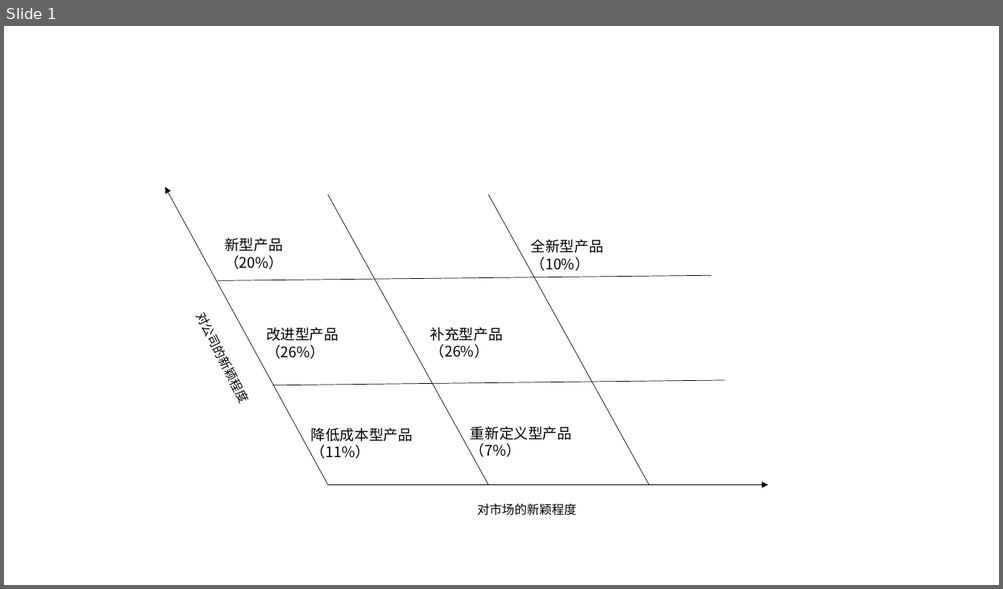
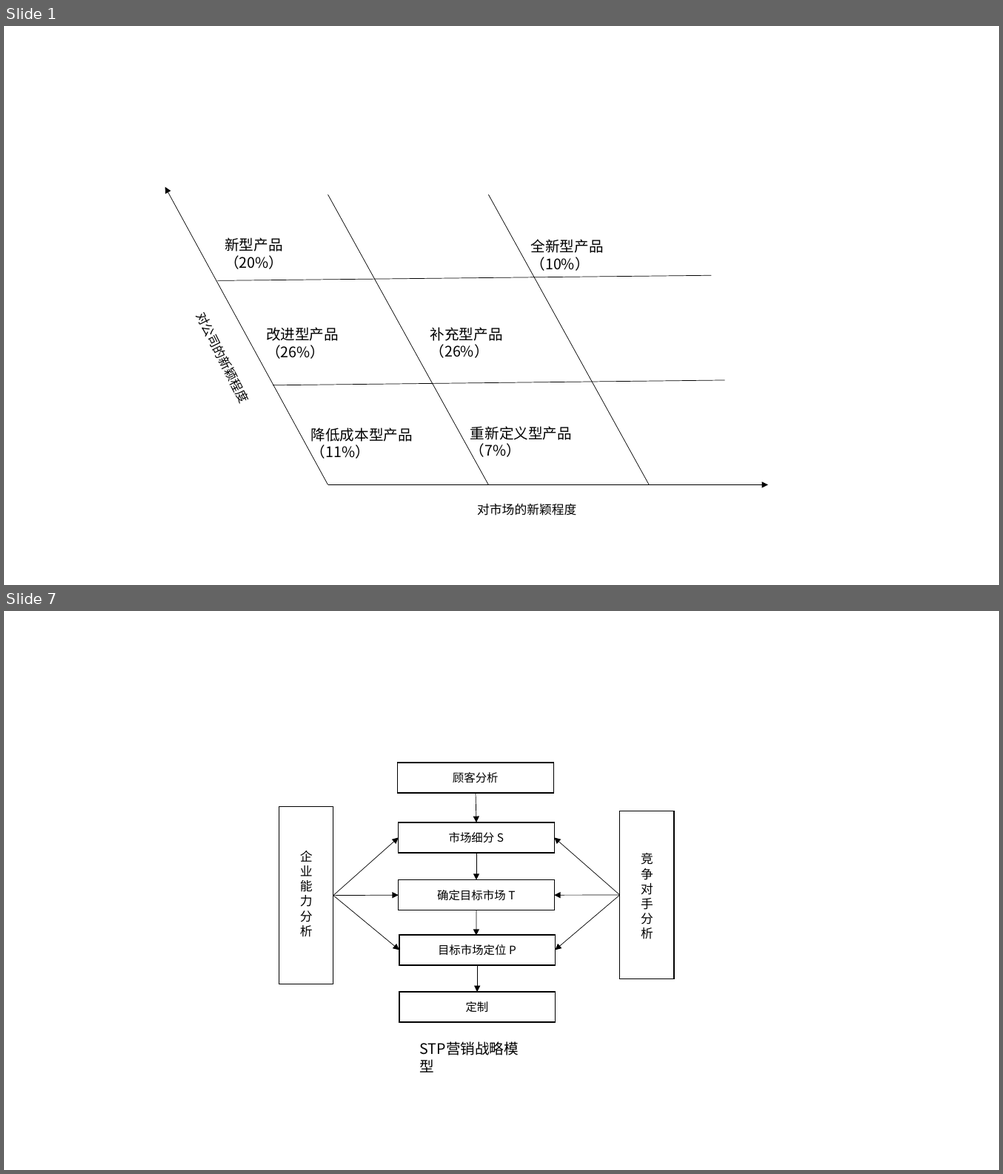
Before and after one commit to MarioYoung/lunwen, a slide deck: 图例集合.pptx. Shown one above the other, each under a label of ours: slide 1 before the commit, slides 1 and 7 after it; the slides between them are not shown. The pictures are 1003x589 and 1003x1174 pixels, drawn with LibreOffice and Linux fonts; fonts in the diff are those of the drawing. Boxes give left, top, right and bottom in pixels: in the first picture for what was removed or moved away, otherwise in the second. Text is boxed around its words. In the diff, an @@ line names an element or a change of style, - is before the commit and + after.

```diff
--- a/图例集合.pptx
+++ b/图例集合.pptx
@@ slide 7 added at [4,611,999,1170], background #FFFFFF @@
@@ rectangle added at [398,763,554,793], outline #000000 1 pt @@
@@ text added at [452,772,498,783], 11 pt, text #000000 @@
+顾客分析
@@ rectangle added at [279,806,334,984], outline #000000 1 pt @@
@@ arrow added from (475, 793) to (476, 823), #000000 0.5 pt @@
@@ rectangle added at [398,823,555,854], outline #000000 1 pt @@
@@ text added at [449,832,504,843], 11 pt, text #000000 @@
+市场细分 S
@@ rectangle added at [620,811,674,980], outline #000000 1 pt @@
@@ text added at [300,851,313,937], 12 pt, text #000000 @@
+企业能力分析
@@ arrow added from (333, 896) to (398, 838), #000000 0.5 pt @@
@@ arrow added from (476, 853) to (476, 880), #000000 0.5 pt @@
@@ arrow added from (620, 895) to (554, 838), #000000 0.5 pt @@
@@ text added at [640,853,653,940], 12 pt, text #000000 @@
+竞争对手分析
@@ arrow added from (333, 896) to (398, 895), #000000 0.5 pt @@
@@ arrow added from (333, 896) to (399, 951), #000000 0.5 pt @@
@@ rectangle added at [398,880,555,911], outline #000000 1 pt @@
@@ text added at [437,890,515,901], 11 pt, text #000000 @@
+确定目标市场 T
@@ arrow added from (620, 895) to (554, 895), #000000 0.5 pt @@
@@ arrow added from (620, 895) to (555, 951), #000000 0.5 pt @@
@@ arrow added from (476, 910) to (476, 936), #000000 0.5 pt @@
@@ rectangle added at [399,935,555,965], outline #000000 1 pt @@
@@ text added at [438,945,516,956], 11 pt, text #000000 @@
+目标市场定位 P
@@ arrow added from (477, 965) to (477, 992), #000000 0.5 pt @@
@@ rectangle added at [399,992,555,1023], outline #000000 1 pt @@
@@ text added at [466,1002,489,1013], 11 pt, text #000000 @@
+定制
@@ text added at [412,1037,538,1062], 14 pt, text #000000 @@
+STP营销战略模型
```
Also in this commit, not shown: 7 other slides added, 31 other files.
